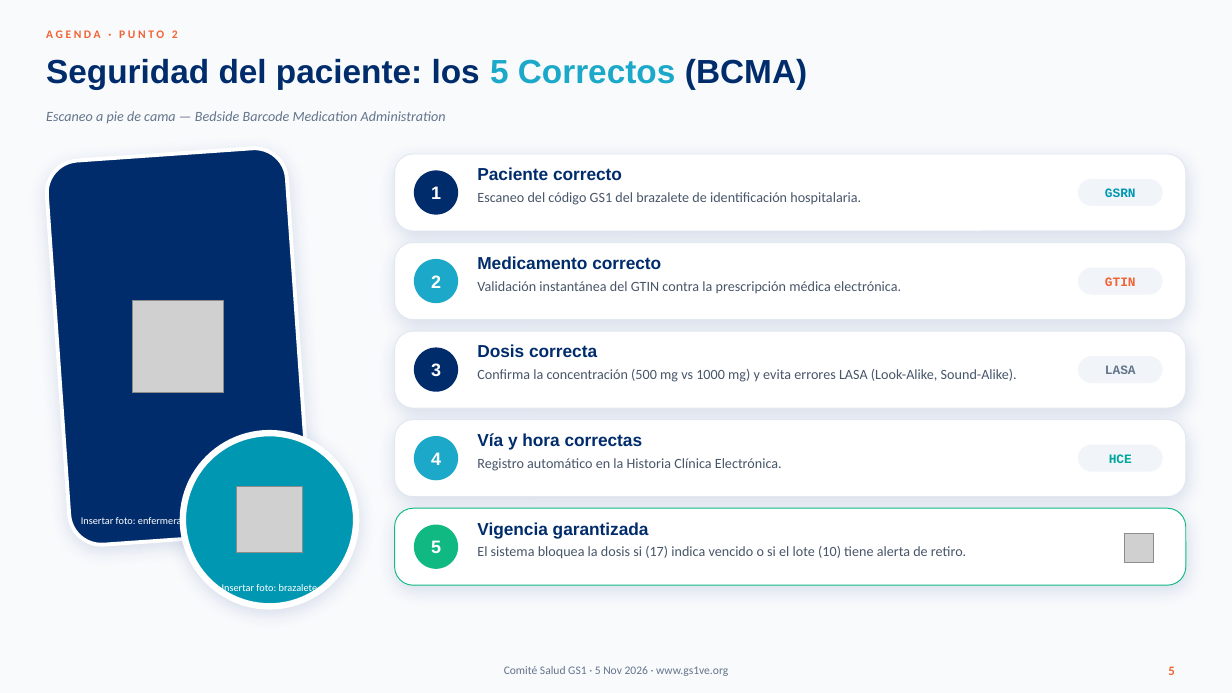
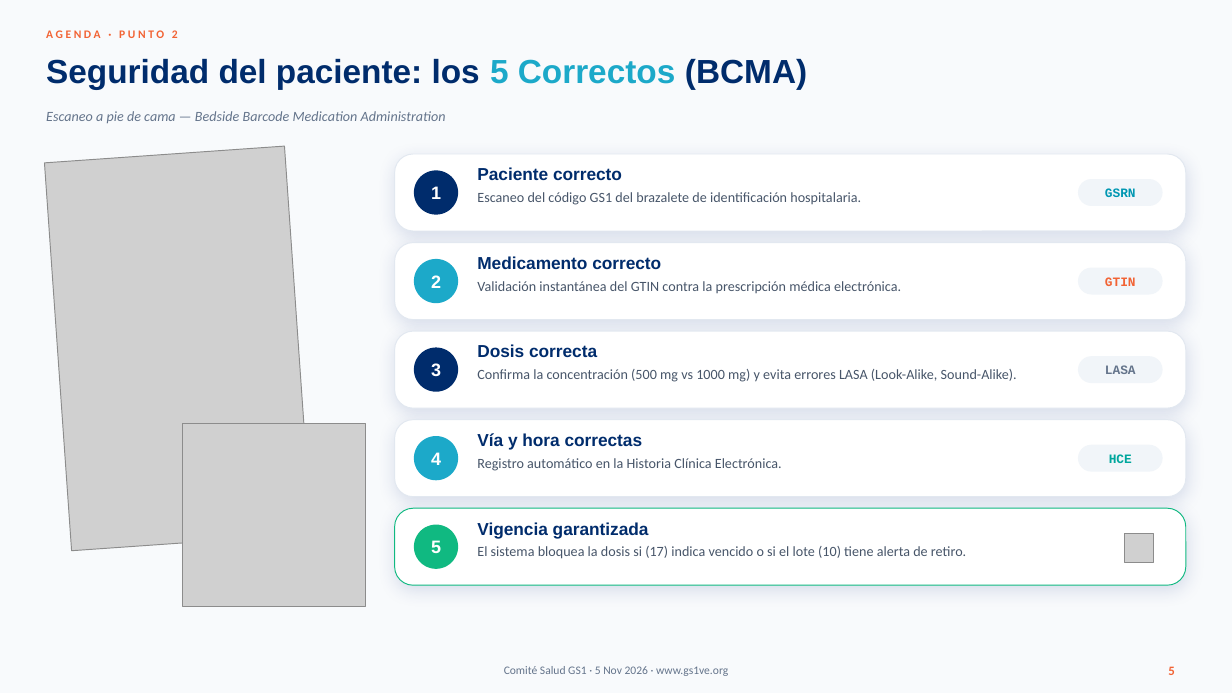
Before and after one commit to solicituddecodigogs1-collab/Gs1-clasificacion-gpc, a slide deck: slide 5 of presentaciones/comite-salud-gs1/Comite-Salud-GS1-Agenda.pptx. Drawn at 1232x693 pixels with LibreOffice and Linux fonts; fonts in the diff are those of the drawing; grey boxes stand for pictures; background and template pictures are left out. Boxes give left, top, right and bottom in pixels: in the first picture for what was removed or moved away, otherwise in the second. Text is boxed around its words. In the diff, an @@ line names an element or a change of style, - is before the commit and + after.

```diff
--- a/presentaciones/comite-salud-gs1/Comite-Salud-GS1-Agenda.pptx
+++ b/presentaciones/comite-salud-gs1/Comite-Salud-GS1-Agenda.pptx
@@ rounded rectangle removed at (x1=44, y1=146, x2=311, y2=548) @@
@@ picture added at (x1=44, y1=146, x2=311, y2=551) @@
@@ picture removed at (x1=132, y1=301, x2=224, y2=393) @@
@@ ellipse removed at (x1=183, y1=433, x2=357, y2=607) @@
@@ picture added at (x1=183, y1=423, x2=366, y2=606) @@
@@ picture removed at (x1=237, y1=487, x2=302, y2=553) @@
@@ text removed at (x1=81, y1=515, x2=274, y2=527) @@
-Insertar foto: enfermera escaneando brazalete
@@ text removed at (x1=222, y1=584, x2=317, y2=595) @@
-Insertar foto: brazalete
```
Also in this commit, not shown: 2 other slides changed, 5 other files.
